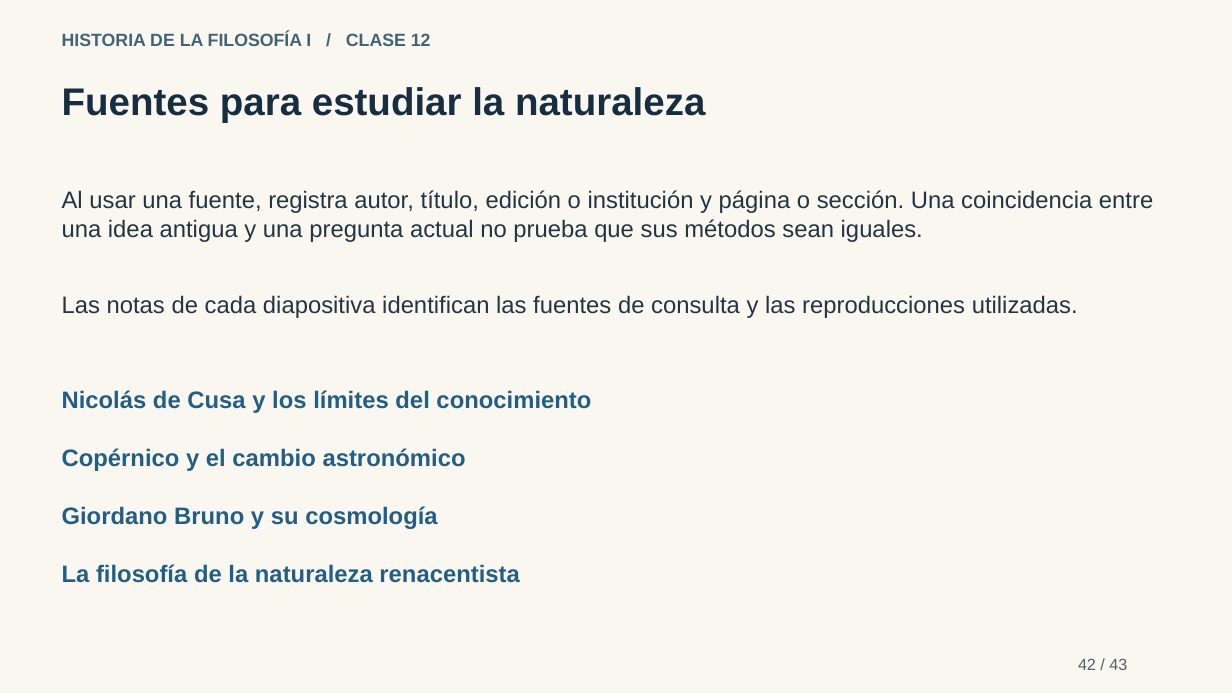
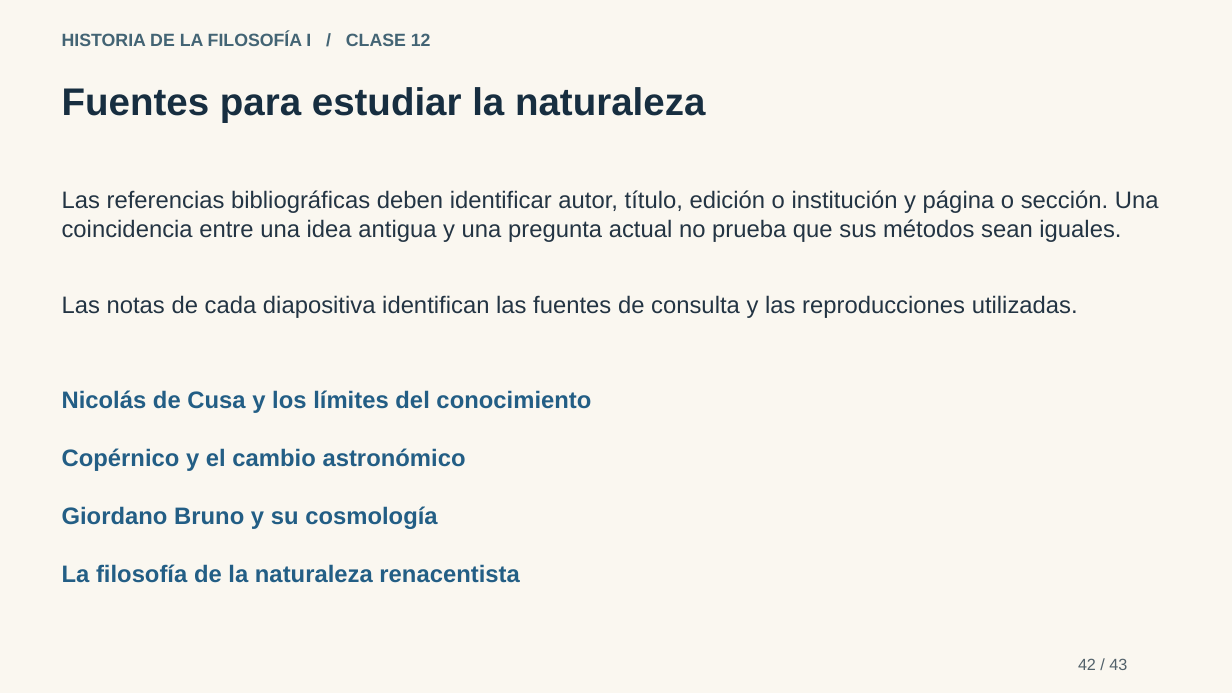
Before and after one commit to JAMC1805/JAMC1805.github.io, a slide deck: slide 42 of materiales/Historia-I-Clase-12-didactica.pptx. Drawn at 1232x693 pixels with LibreOffice and Linux fonts; fonts in the diff are those of the drawing. Boxes give left, top, right and bottom in pixels: in the first picture for what was removed or moved away, otherwise in the second. Text is boxed around its words. In the diff, an @@ line names an element or a change of style, - is before the commit and + after.

```diff
--- a/materiales/Historia-I-Clase-12-didactica.pptx
+++ b/materiales/Historia-I-Clase-12-didactica.pptx
@@ text at (62, 190, 1159, 242): text changed @@
-Al usar una fuente, registra autor, título, edición o institución y página o sección. Una coincidencia entre una idea antigua y una pregunta actual no prueba que sus métodos sean iguales.
+Las referencias bibliográficas deben identificar autor, título, edición o institución y página o sección. Una coincidencia entre una idea antigua y una pregunta actual no prueba que sus métodos sean iguales.
```
Also in this commit, not shown: 13 other slides changed, 8 other files.
